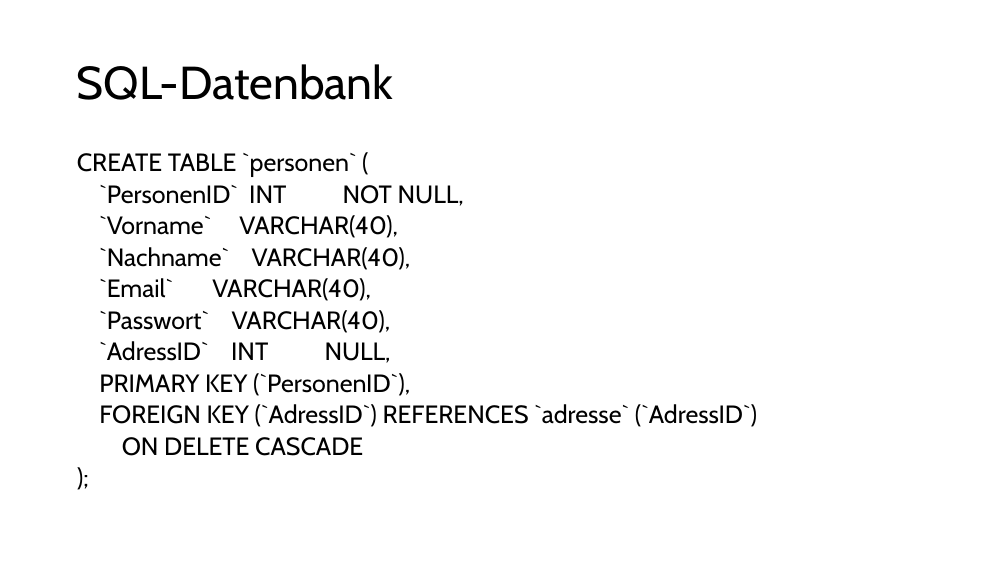
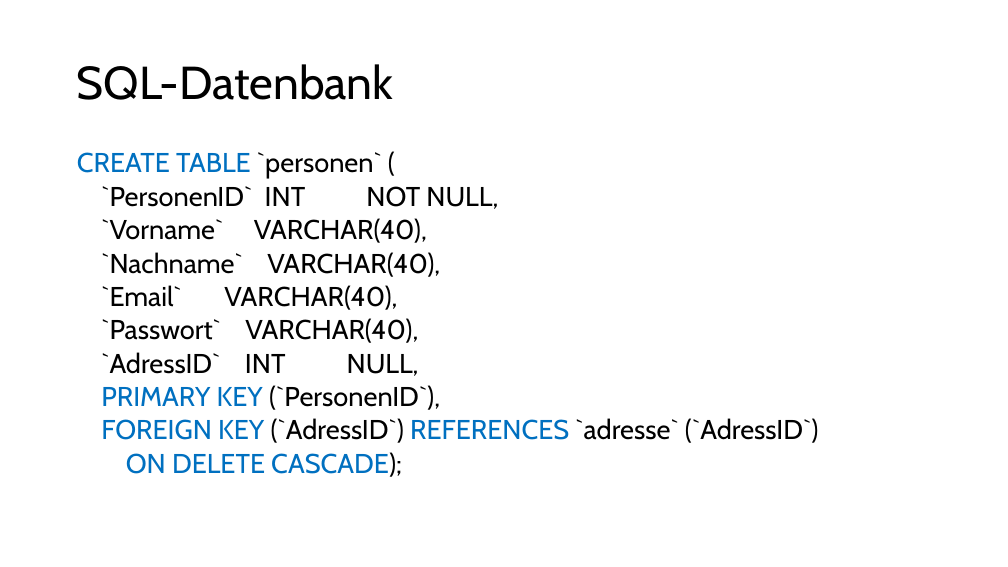
Before and after one commit to mi-0110/datenbanken-bib, a slide deck: slide 12 of BibPräsi.pptx. Drawn at 1008x567 pixels with LibreOffice and Linux fonts; fonts in the diff are those of the drawing. Boxes give left, top, right and bottom in pixels: in the first picture for what was removed or moved away, otherwise in the second. Text is boxed around its words. In the diff, an @@ line names an element or a change of style, - is before the commit and + after.

```diff
--- a/BibPräsi.pptx
+++ b/BibPräsi.pptx
@@ text at (77,152,818,443): size 23.8 to 25.9 pt; text colour #000000 to #0070C0 in "CREATE TABLE", "PRIMARY KEY", "FOREIGN KEY REFERENCES" @@
@@ text at (126,452,402,477): text changed; size 23.8 to 25.9 pt; text colour #000000 to #0070C0 @@
-ON DELETE CASCADE
-);
+ON DELETE CASCADE);
```
Also in this commit, not shown: 3 other slides changed, 3 slides added, 6 other files.
